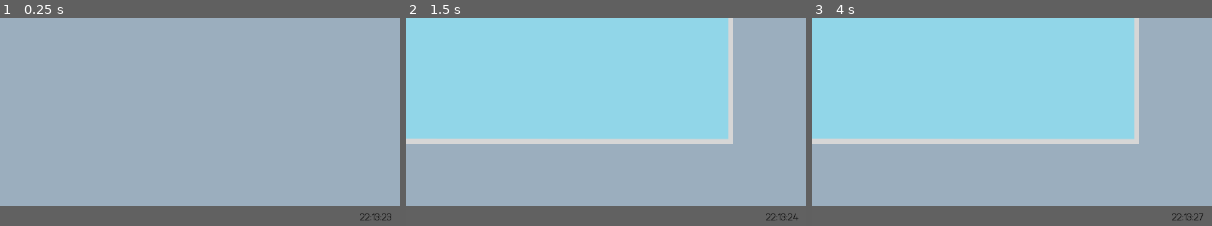
Above: before the commit, frames 1-3 (left to right).
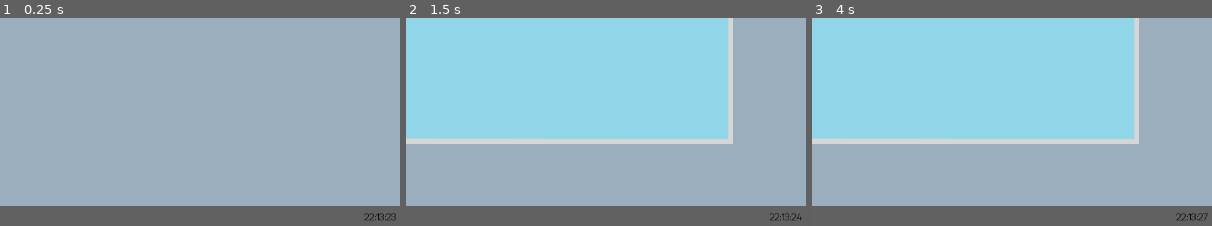
Above: after the commit, the same moments.

Repository: famellad/hackerpal95ggj
Game: Godot game, scene res://data/game/Menu.tscn
The game is run twice, just before and just after one commit, with the same random seed, the same clock (stepped at 60 frames per second) and the same inputs.
Inputs:
- Up to frame 1 (0.25 s): no input
- Up to frame 2 (1.5 s): click "HACKER.EXE" at 0.5 s; tap Enter at 1.25 s; hold Right (ui_right) from 1.28 s (still down)
- Up to frame 3 (4 s): release Right (ui_right) at 2.03 s; hold Down (ui_down) 2.03-2.78 s; tap Space at 2.75 s; hold Right (ui_right) 2.78-3.53 s; tap Enter at 3.5 s; hold Up (ui_up) from 3.53 s (still down)
The pictures show only the part of the screen within x 50-100%, y 50-100%; the shares and areas given below are measured in that part.

The runs differ from the first frame. In frame 1, 0.1% of the frame differs, in the area x 90-99%, y 93-98%; in frame 2, 0.1%; in frame 3, 0.1%.

Commit message:
Pequeños cambios al reloj

Diff:
--- a/Hackerpal95/data/game/Menu.tscn
+++ b/Hackerpal95/data/game/Menu.tscn
@@ -64,6 +64,7 @@
 margin_top = -26.0
 margin_right = 1274.0
 margin_bottom = -6.0
+grow_horizontal = 0
 rect_pivot_offset = Vector2( 0, 0 )
 mouse_filter = 2
 mouse_default_cursor_shape = 0
@@ -72,11 +73,12 @@
 custom_fonts/font = SubResource( 2 )
 custom_colors/font_color = Color( 0, 0, 0, 1 )
 text = "16:20:00"
+align = 2
 percent_visible = 1.0
 lines_skipped = 0
 max_lines_visible = -1
 script = ExtResource( 4 )
-_sections_unfolded = [ "custom_colors", "custom_fonts" ]
+_sections_unfolded = [ "Grow Direction", "custom_colors" ]
 
 [node name="Icono" type="Button" parent="." index="2"]
 
